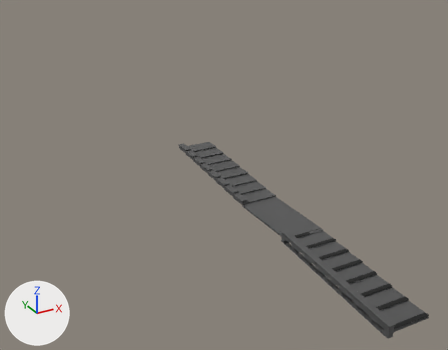
What one commit did to the OBJ model Assets/longledge.obj.
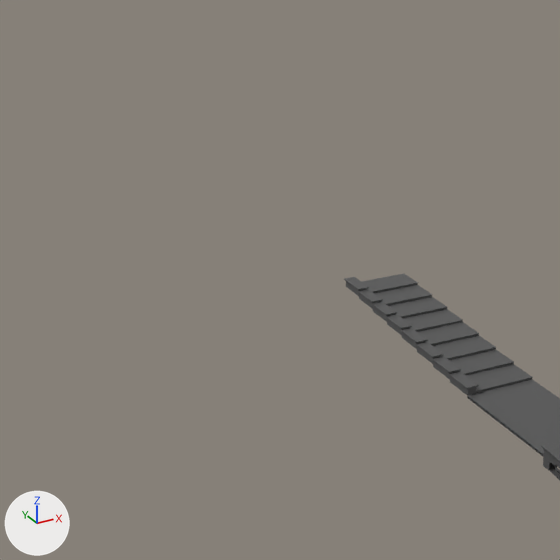
Each version appears first whole from a camera (50 mm lens) standing at (-28.2, -37.6, 25.6) and looking at (6.7, 25.9, -6.2), and next in a close-up on the part from 0% to 65% of the width and 0% to 83% of the height. Every picture has the same lights, and +X, +Y and +Z are marked at lower left. Where no turn or scale is listed for an object, it has been applied to the vertices.
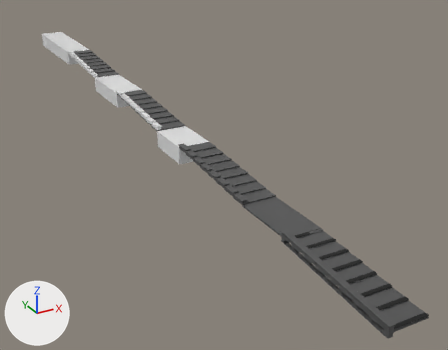
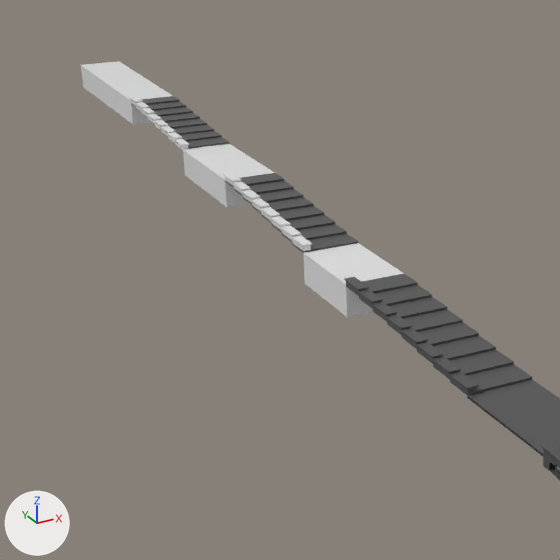
What changed in the scene script:
```text
Add mat_none:
    mat_none = principled_material('None')
    mat_none.base_color = (0.8, 0.8, 0.8)  # white #e7e7e7
    mat_none.roughness = 0.293
Add me_cube_034_cube_035:
    me_cube_034_cube_035.from_pydata([(-2.0, 62.7, 1.3), (-2.0, 62.7, 3.3), (-2.0, 79.7, 1.3), (-2.0, 79.7, 3.4), (1.7, 62.7, 1.3), (1.7, 62.7, 3.3), (1.7, 79.7, 1.3), (1.7, 79.7, 3.4)], [], [(0, 1, 3, 2), (2, 3, 7, 6), (6, 7, 5, 4), (4, 5, 1, 0), (2, 6, 4, 0), (7, 3, 1, 5)])
    me_cube_034_cube_035.materials.append(mat_none)  # white #e7e7e7
Add me_cube_033:
    me_cube_033.from_pydata(...)  # 186 vertices, 136 faces; spans x -2.03..1.66, y 49.08..62.66, z 2.24..3.31
    me_cube_033.materials.append(mat_material)  # dark grey #535353
Add me_cube_032_cube_027:
    me_cube_032_cube_027.from_pydata(...)  # a box spanning x -2.03..1.66, y 39.83..49.08, z 0.24..2.24
    me_cube_032_cube_027.materials.append(mat_none)  # white #e7e7e7
Add me_cube_029_cube_026:
    me_cube_029_cube_026.from_pydata(...)  # 209 vertices, 153 faces; spans x -2.0..1.7, y 24.5..39.8, z 1.0..2.2
    me_cube_029_cube_026.materials.append(mat_material)  # dark grey #535353
Add me_cube_028_cube_024:
    me_cube_028_cube_024.from_pydata(...)  # 160 vertices, 144 faces; spans x -2.16..-1.52, y 48.98..62.72, z 2.24..3.62
    me_cube_028_cube_024.materials.append(mat_none)  # white #e7e7e7
Add me_cube_027_cube_019:
    me_cube_027_cube_019.from_pydata(...)  # a box spanning x -2.03..1.66, y 20.18..26.24, z -0.86..1.14
    me_cube_027_cube_019.materials.append(mat_none)  # white #e7e7e7
Add me_cube_006_cube_007:
    me_cube_006_cube_007.from_pydata(...)  # 160 vertices, 144 faces; spans x -2.11..-1.46, y 26.16..39.91, z 1.26..2.64
    me_cube_006_cube_007.materials.append(mat_none)  # white #e7e7e7
Add ob_cube_034_cube_035:
    ob_cube_034_cube_035 = bpy.data.objects.new('Cube.034_Cube.035', me_cube_034_cube_035)
    ob_cube_034_cube_035.location = (0.0, 0.0, 0.0)
Add ob_cube_033:
    ob_cube_033 = bpy.data.objects.new('Cube.033', me_cube_033)
    ob_cube_033.location = (0.0, 0.0, 0.0)
Add ob_cube_032_cube_027:
    ob_cube_032_cube_027 = bpy.data.objects.new('Cube.032_Cube.027', me_cube_032_cube_027)
    ob_cube_032_cube_027.location = (0.0, 0.0, 0.0)
Add ob_cube_029_cube_026:
    ob_cube_029_cube_026 = bpy.data.objects.new('Cube.029_Cube.026', me_cube_029_cube_026)
    ob_cube_029_cube_026.location = (0.0, 0.0, 0.0)
Add ob_cube_028_cube_024:
    ob_cube_028_cube_024 = bpy.data.objects.new('Cube.028_Cube.024', me_cube_028_cube_024)
    ob_cube_028_cube_024.location = (0.0, 0.0, 0.0)
Add ob_cube_027_cube_019:
    ob_cube_027_cube_019 = bpy.data.objects.new('Cube.027_Cube.019', me_cube_027_cube_019)
    ob_cube_027_cube_019.location = (0.0, 0.0, 0.0)
Add ob_cube_006_cube_007:
    ob_cube_006_cube_007 = bpy.data.objects.new('Cube.006_Cube.007', me_cube_006_cube_007)
    ob_cube_006_cube_007.location = (0.0, 0.0, 0.0)
```

What differs and where, as boxes [x1, y1, x2, y2] in the close-ups (560 x 560 px):
'Cube.027_Cube.019', added: after [303, 243, 404, 317]
'Cube.029_Cube.026', added: after [225, 173, 359, 262]
'Cube.032_Cube.027', added: after [183, 144, 274, 208]
'Cube.034_Cube.035', added: after [81, 61, 173, 124]
'Cube.033', added: after [141, 96, 229, 149]
'Cube.006_Cube.007', added: after [223, 173, 312, 251]
'Cube.028_Cube.024', added: after [129, 96, 189, 150]
